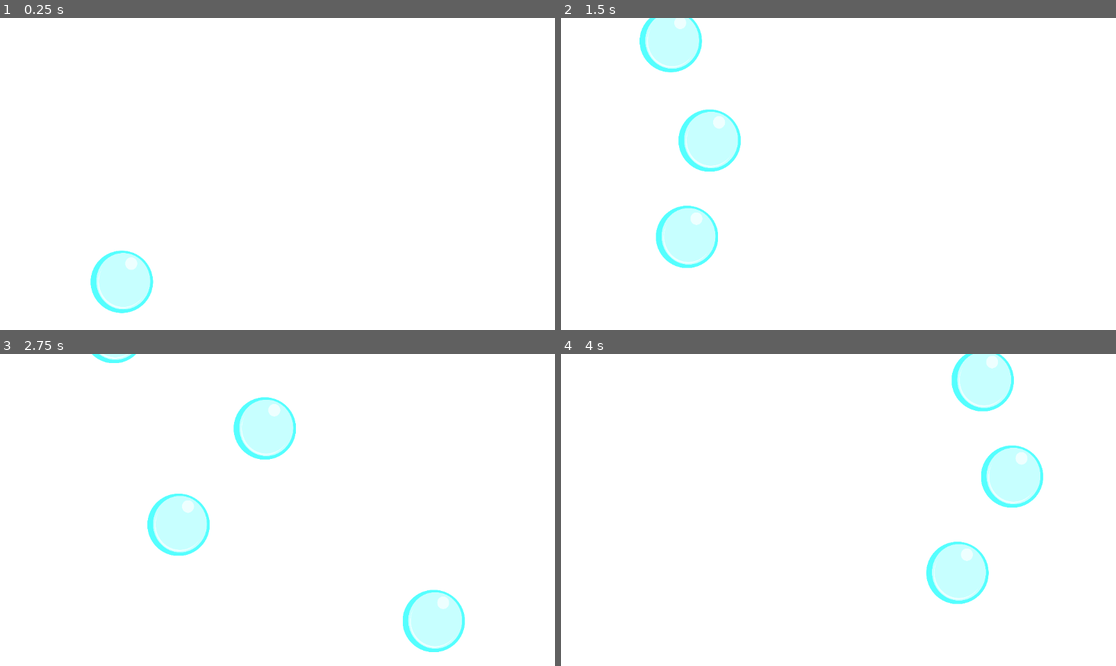
Above: before the commit, frames 1-4 (two rows, left to right).
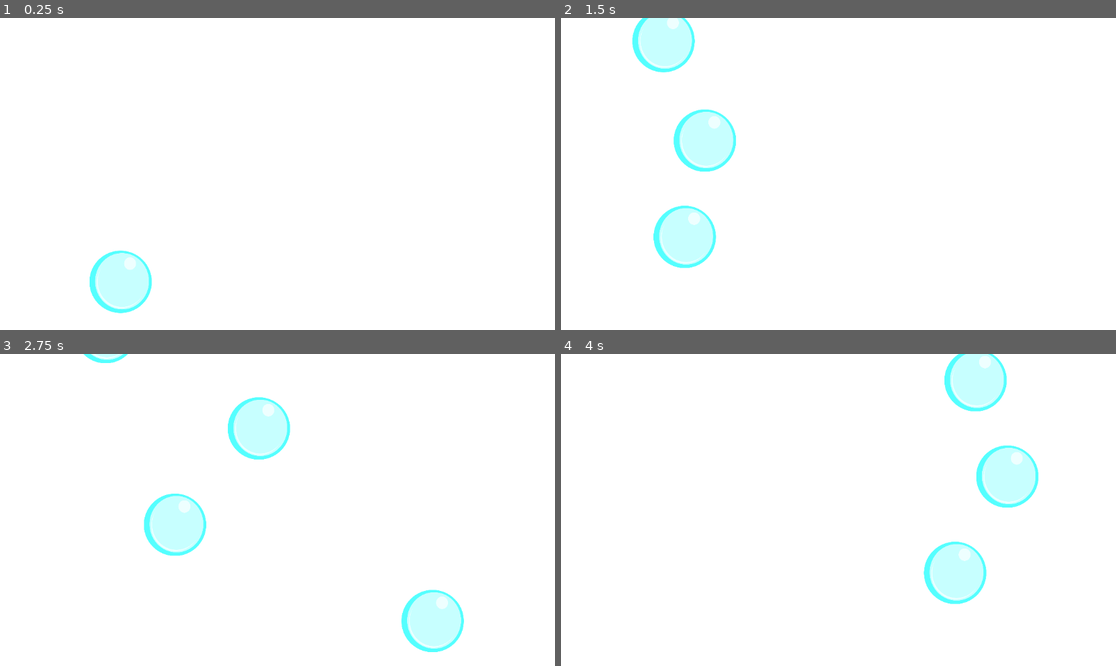
Above: after the commit, the same moments.

Repository: alexsilva75/godot-tutorials
Game: Godot game, scene res://main.tscn
Two runs of this game, one before a commit and one after it. Both use one fixed random seed, a clock stepped at 60 frames per second and the inputs below.
Inputs (mouse positions are in pixels of both pictures, inside the frame that each line leads up to):
- Up to frame 1 (0.25 s): no input
- Up to frame 2 (1.5 s): move the mouse to (960, 158) at 0.52 s; click (960, 158) at 0.67 s; move the mouse to (727, 189) at 1.27 s; click (727, 189) at 1.42 s
- Up to frame 3 (2.75 s): move the mouse to (333, 441) at 2.02 s; click (333, 441) at 2.17 s
- Up to frame 4 (4 s): move the mouse to (810, 572) at 2.77 s; click (810, 572) at 2.92 s; move the mouse to (1005, 556) at 3.52 s; click (1005, 556) at 3.67 s

The runs differ from the first frame. In frame 1, 0.3% of the frame differs, in the area x 16-28%, y 74-95%; in frame 2, 2.1%; in frame 3, 1.9%; in frame 4, 2.2%, in the area x 65-87%, y 0-81%.

Commit message:
bolhas mouse click not working

Diff:
--- a/bolhas/bolha.gd
+++ b/bolhas/bolha.gd
@@ -2,17 +2,26 @@
 
 var speed = 400.0
 var screen_size = Vector2.ZERO
-var h_direction = 20
+var h_direction = 30
 # Called when the node enters the scene tree for the first time.
 func _ready():
+	connect("input_event", _on_input_event)
 	screen_size = get_viewport_rect().size
 	#print(screen_size)
 	position.y =  screen_size[1]
 	position.x = screen_size[0] * randf()
 
+#
+#func _input(event):
+	#if event.is_action_pressed("click"):
+		#
+		#add_child(new_ball)
 
 # Called every frame. 'delta' is the elapsed time since the previous frame.
 func _process(delta):
+	#if Input.is_mouse_button_pressed(MOUSE_BUTTON_LEFT):
+		#pass
+
 	#print(position)
 	position.y -= speed * delta
 	position.x += -h_direction * delta
@@ -23,3 +32,9 @@
 
 func _on_timer_timeout():
 	h_direction *= -h_direction
+
+
+func _on_input_event(viewport, event, shape_idx):
+	if event is InputEventMouseButton and event.button_index == MOUSE_BUTTON_LEFT and event.pressed:
+		print(event)
+		queue_free()
--- a/bolhas/bolha.tscn
+++ b/bolhas/bolha.tscn
@@ -21,6 +21,7 @@
 scale = Vector2(6.45, 6.5)
 
 [node name="Timer" type="Timer" parent="."]
-wait_time = 0.5
+wait_time = 0.3
 
+[connection signal="input_event" from="." to="." method="_on_input_event"]
 [connection signal="timeout" from="Timer" to="." method="_on_timer_timeout"]
